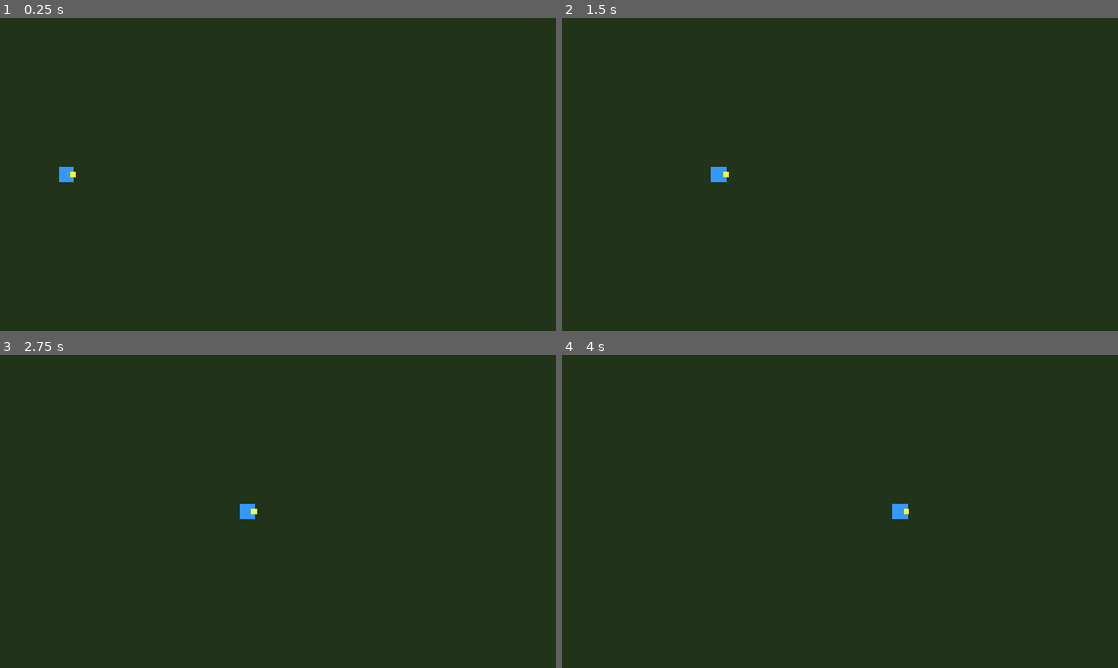
Above: before the commit, frames 1-4 (two rows, left to right).
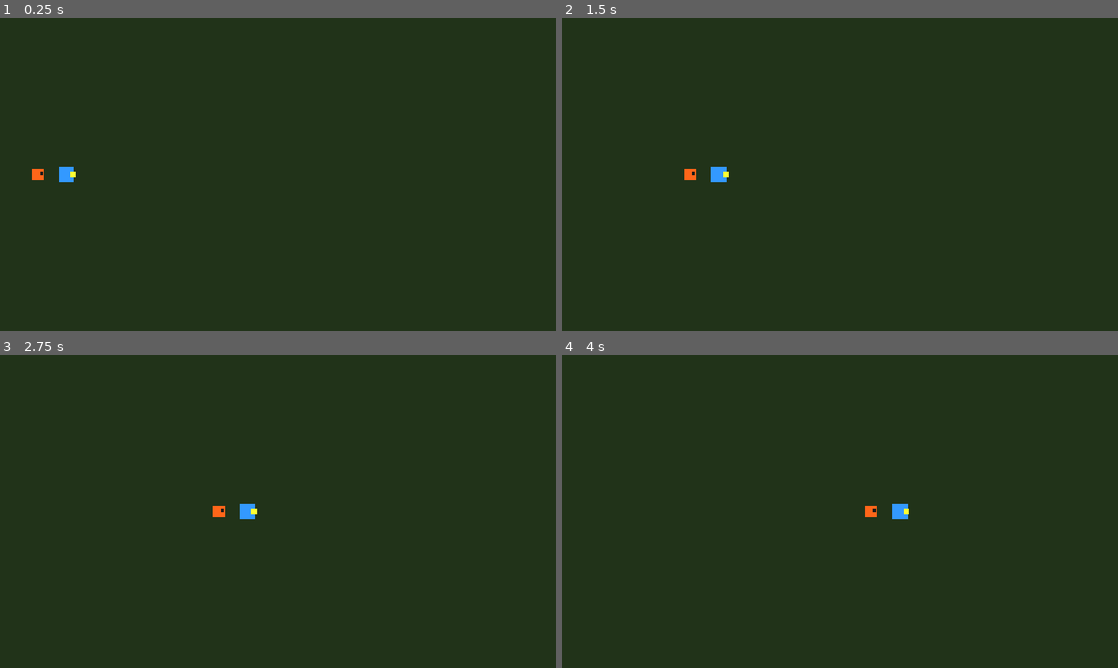
Above: after the commit, the same moments.

Repository: estebo0/idle-pet-game
Game: Godot game, scene res://scenes/World.tscn
Two runs of this game, one before a commit and one after it. Both use one fixed random seed, a clock stepped at 60 frames per second and the inputs below.
Inputs:
- Up to frame 1 (0.25 s): no input
- Up to frame 2 (1.5 s): no input
- Up to frame 3 (2.75 s): no input
- Up to frame 4 (4 s): no input

The runs differ from the first frame. In frame 1, less than 0.1% of the frame differs, in the area x 5-8%, y 48-52%; in frame 2, less than 0.1%; in frame 3, less than 0.1%, in the area x 38-41%, y 48-52%; in frame 4, less than 0.1%.

Commit message:
Add pet that follows the player at a fixed distance

Diff:
--- /dev/null
+++ b/scenes/Pet.tscn
@@ -0,0 +1,20 @@
+[gd_scene load_steps=2 format=3 uid="uid://pet00001"]
+
+[ext_resource type="Script" path="res://scripts/Pet.gd" id="1_pet"]
+
+[node name="Pet" type="Node2D"]
+script = ExtResource("1_pet")
+
+[node name="Body" type="ColorRect" parent="."]
+offset_left = -12.0
+offset_top = -12.0
+offset_right = 12.0
+offset_bottom = 12.0
+color = Color(1, 0.4, 0.1, 1)
+
+[node name="Eyes" type="ColorRect" parent="."]
+offset_left = 4.0
+offset_top = -5.0
+offset_right = 10.0
+offset_bottom = 1.0
+color = Color(0.1, 0.1, 0.1, 1)
--- a/scenes/World.tscn
+++ b/scenes/World.tscn
@@ -1,6 +1,7 @@
-[gd_scene load_steps=2 format=3 uid="uid://world00001"]
+[gd_scene load_steps=3 format=3 uid="uid://world00001"]
 
 [ext_resource type="PackedScene" uid="uid://b1player00001" path="res://scenes/Player.tscn" id="1_world"]
+[ext_resource type="PackedScene" uid="uid://pet00001" path="res://scenes/Pet.tscn" id="2_world"]
 
 [node name="World" type="Node2D"]
 
@@ -13,3 +14,6 @@
 
 [node name="Player" parent="." instance=ExtResource("1_world")]
 position = Vector2(100, 324)
+
+[node name="Pet" parent="." instance=ExtResource("2_world")]
+position = Vector2(40, 324)
--- /dev/null
+++ b/scripts/Pet.gd
@@ -0,0 +1,19 @@
+extends Node2D
+
+const SPEED = 180.0
+const FOLLOW_DISTANCE = 60.0
+
+var target: Node2D = null
+
+func _ready() -> void:
+	target = get_parent().get_node("Player")
+
+func _process(delta: float) -> void:
+	if target == null:
+		return
+
+	var distance = position.distance_to(target.position)
+
+	if distance > FOLLOW_DISTANCE:
+		var direction = (target.position - position).normalized()
+		position += direction * SPEED * delta
